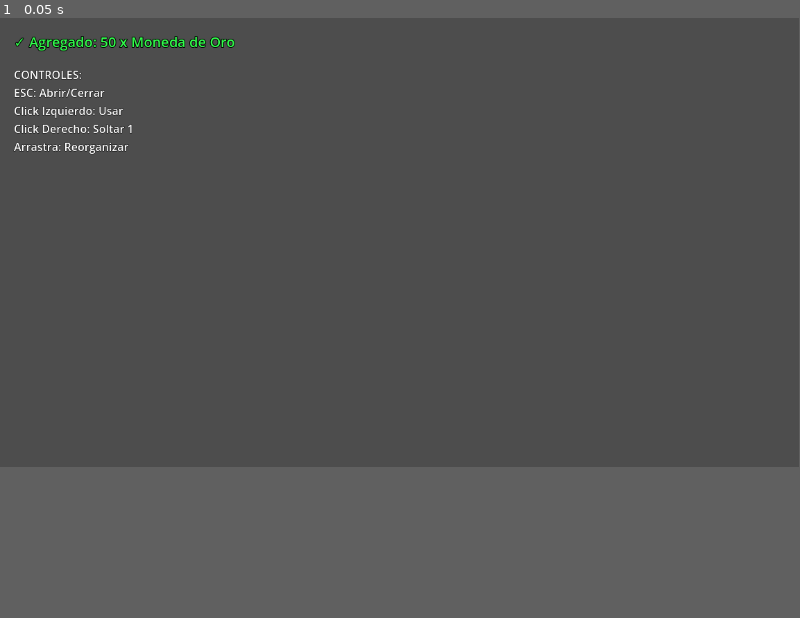
Above: before the commit, frame 1.
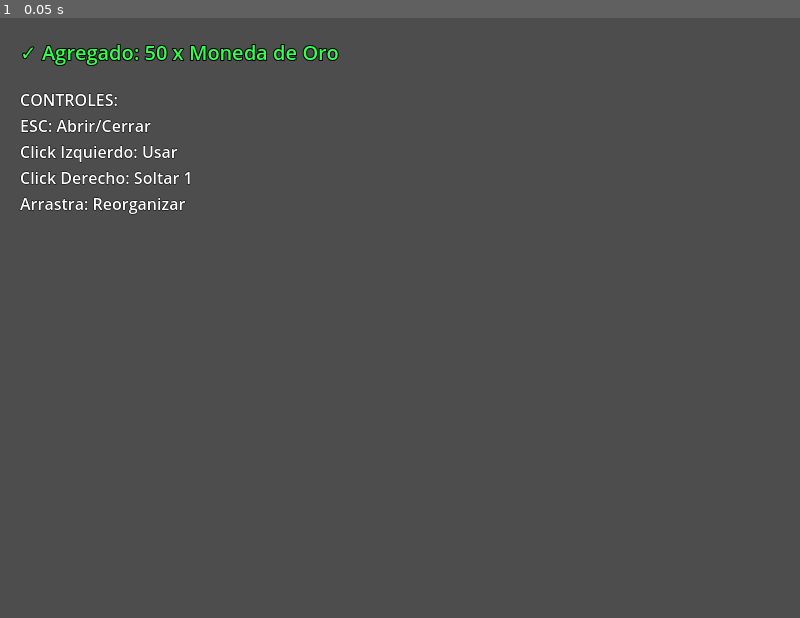
Above: after the commit, the same moment.

Repository: LaviniaReni/Inventario
Game: Godot game, scene res://addons/inventory_system/demo/demo.tscn
Two runs of this game, one before a commit and one after it. Both use one fixed random seed, a clock stepped at 60 frames per second and the inputs below.
Inputs:
- Up to frame 1 (0.05 s): no input
In our replay, the window is 799x449 before the commit and 800x600 after it. These sizes can differ from the game's own. Grey fills any space a smaller window leaves; there, only what the larger window draws over its background counts as a difference.

The runs differ from the first frame. In frame 1, 2.2% of the frame differs, in the area x 1-43%, y 3-33%.

Commit message:
cambio en la configuracion de pantalla
puse el editor en pantalla 800x600

Diff:
--- a/project.godot
+++ b/project.godot
@@ -19,6 +19,12 @@
 
 ItemDatabase="*res://addons/inventory_system/scripts/item_database.gd"
 
+[display]
+
+window/size/viewport_width=800
+window/size/viewport_height=600
+window/stretch/mode="canvas_items"
+
 [editor_plugins]
 
 enabled=PackedStringArray("res://addons/inventory_system/plugin.cfg")
